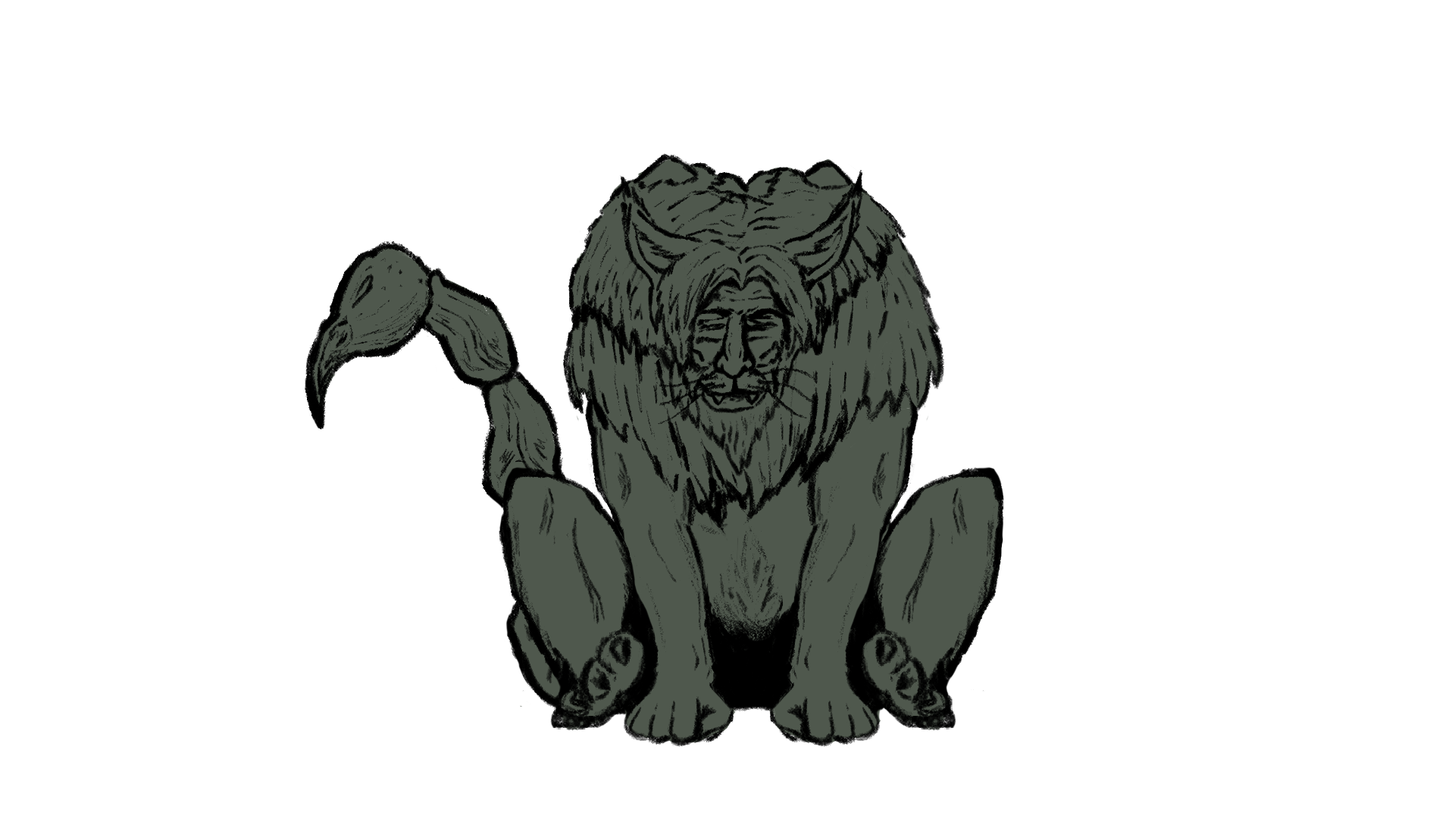
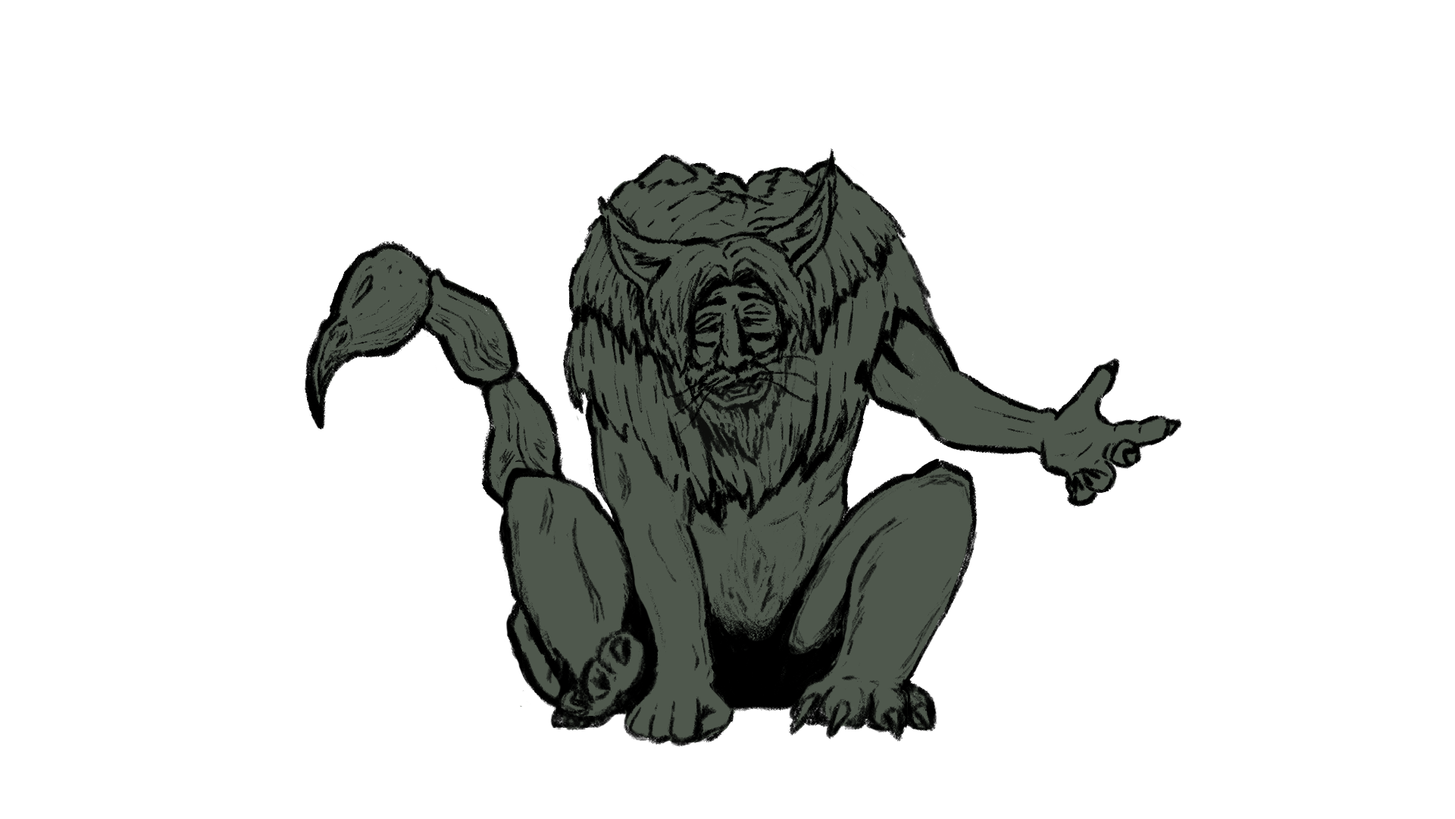
The second 1455×819 image is a revision of the first. Changes to its layers:
showed group "Happy" (17 layers) over [596, 148, 1182, 749]
removed group "Idle" (13 layers) from group "Manticore" over [596, 153, 1005, 749]
removed group "head" (2nd of 2, in "Manticore" › "Idle") (2 layers) from group "Idle" over [620, 169, 865, 477]
removed layer "Forehead" (2nd of 2, in "Manticore" › "Idle" › "head") from group "head" over [620, 169, 865, 425]
removed layer "Mouth" (2nd of 2, in "Manticore" › "Idle" › "head") from group "head" over [668, 341, 796, 477]
removed layer "upperBody" (2nd of 2, in "Manticore" › "Idle") from group "Idle" over [596, 153, 946, 532]
removed layer "LegDx" from group "Idle" over [852, 466, 1005, 731]
removed layer "body" (2nd of 2, in "Manticore" › "Idle") from group "Idle" over [651, 357, 980, 749]
removed group "tail" (4th of 6, in "Manticore" › "Idle") (5 layers) from group "Idle" over [604, 240, 678, 425]
